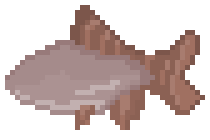
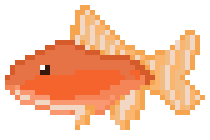
The second 210 x 140 image is a revision of the first. Changes to its layers:
removed layer "Skin1 kopier 2" over [5, 5, 205, 130]
showed "Skin1 kopier", painted on it, unmasked it over [5, 5, 205, 130]
showed "Skin1" over [5, 5, 205, 130]
